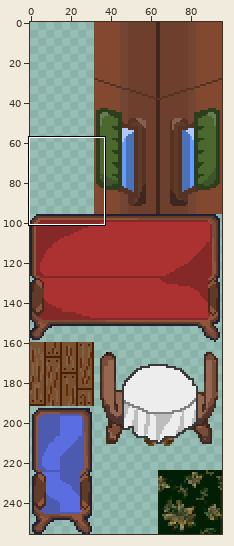
Sprite sheet: sprites/spr_floor/bb1c3b71-152e-4965-bd7f-c3c69102c4da.png. The picture above shows the old version from afar; the outline marks the close-up.
Close-up. Before the commit:
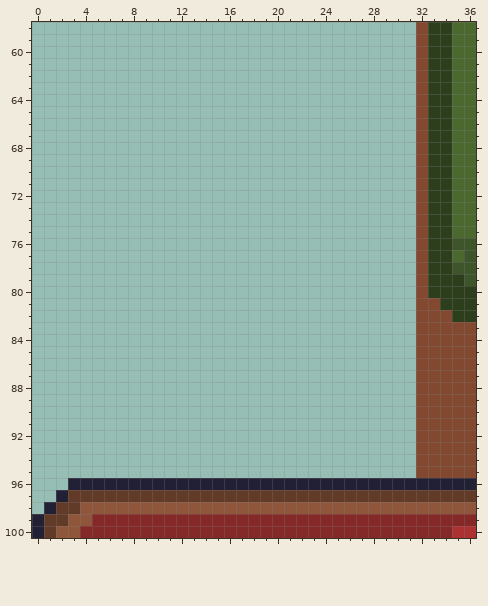
The file is 96x256 pixels. Colours within 5 levels of each other are drawn and written as one. Shown: x 0..36, y 58..100. The commit also changed other parts of the picture, which this record leaves out.
The same view after the edit:
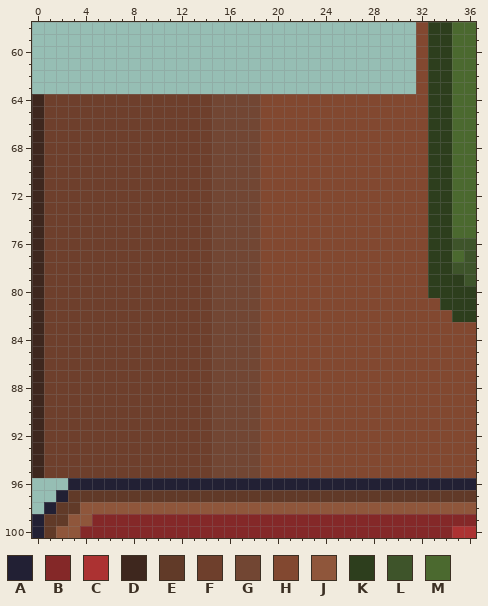
Palette (. is transparent): A #222034  B #842828  C #ac3232  D #3e271e  E #613a28  F #6e3f2c  G #724633  H #824830  J #8f563b  K #2d3e1d  L #3e542a  M #4b692f
The exact change:
Colour D is added in rows 64 to 95 at x 0.
Colour F is added in rows 64 to 95 at x 1 to 14.
Colour G is added in rows 64 to 95 at x 15 to 18.
Colour H is added in rows 64 to 95 at x 19 to 31.
Boxes around the changes in both close-ups, in picture pixels (x1, y1, x2, y2):
added: (32, 94, 416, 478)
